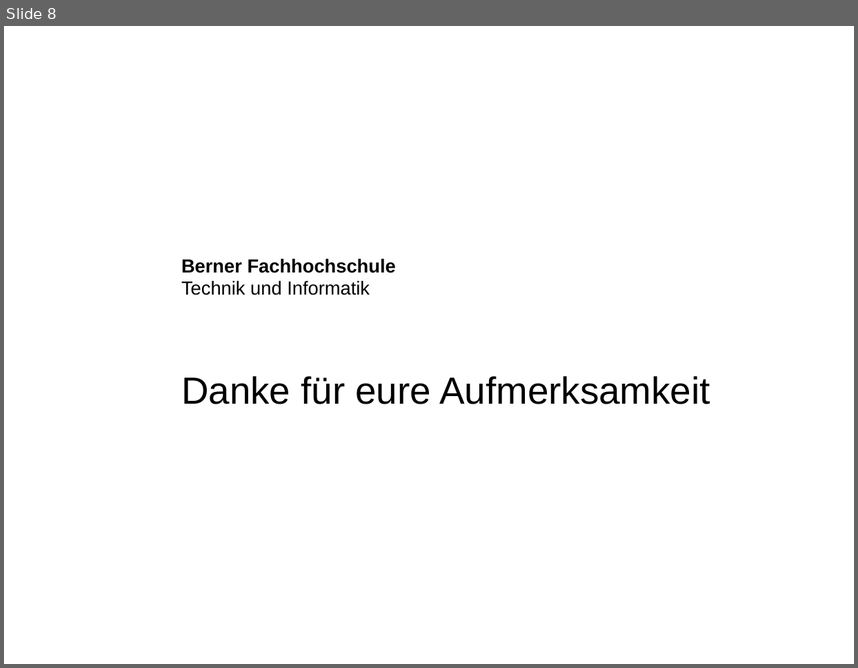
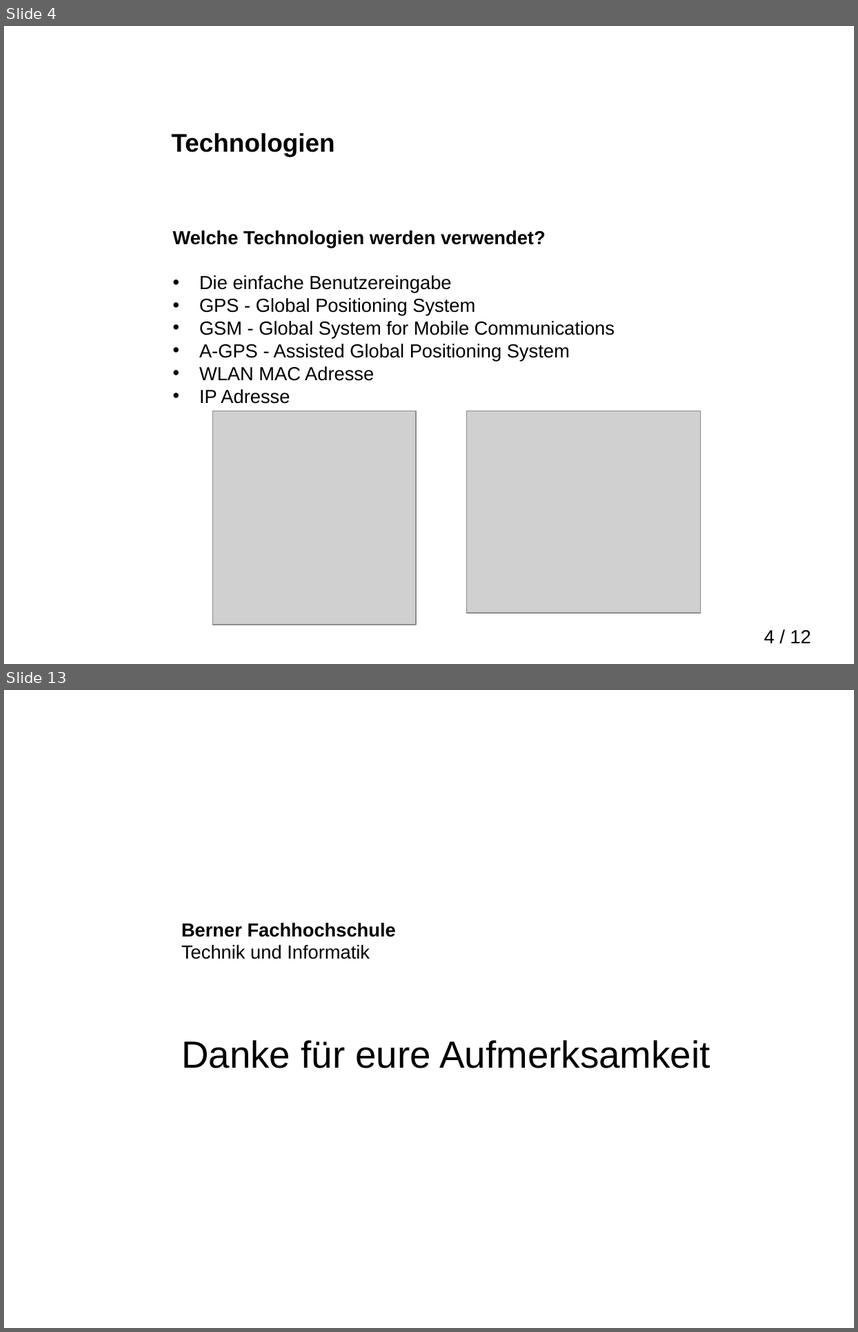
Before and after one commit to martinmoserswiss/LBSSwitzerland, a slide deck: Präsentation/Praesentation_LBS_in_Switzerland.pptx. Shown one above the other, each under a label of ours: slide 8 before the commit, slides 4 and 13 after it; the slides between them are not shown. The pictures are 858x668 and 858x1332 pixels, drawn with LibreOffice and Linux fonts; fonts in the diff are those of the drawing; grey boxes stand for pictures; background and template pictures are left out. Boxes give left, top, right and bottom in pixels: in the first picture for what was removed or moved away, otherwise in the second. Text is boxed around its words. In the diff, an @@ line names an element or a change of style, - is before the commit and + after.

```diff
--- a/Präsentation/Praesentation_LBS_in_Switzerland.pptx
+++ b/Präsentation/Praesentation_LBS_in_Switzerland.pptx
@@ slide 4 added at (x1=4, y1=26, x2=854, y2=664), background picture (left out) @@
@@ text added at (x1=172, y1=36, x2=597, y2=74), 12 pt, text #FFFFFF, bold @@
+Berner Fachhochschule
+Technik und Informatik
@@ title added at (x1=172, y1=133, x2=335, y2=156), 21.6 pt, text #000000, bold @@
+Technologien
@@ text added at (x1=173, y1=230, x2=615, y2=403), 16 pt, text #000000 @@
+Welche Technologien werden verwendet?
+• Die einfache Benutzereingabe
+• GPS - Global Positioning System
+• GSM - Global System for Mobile Communications
+• A-GPS - Assisted Global Positioning System
+• WLAN MAC Adresse
+• IP Adresse
@@ picture added at (x1=213, y1=410, x2=417, y2=624) @@
@@ picture added at (x1=466, y1=410, x2=700, y2=612) @@
@@ page number added at (x1=764, y1=630, x2=811, y2=643), 16 pt, text #000000 @@
+4 / 12
@@ what was slide 8 is now slide 13 @@
```
Also in this commit, not shown: 5 slides changed, 7 other slides added, 3 slides removed, 3 other files.
